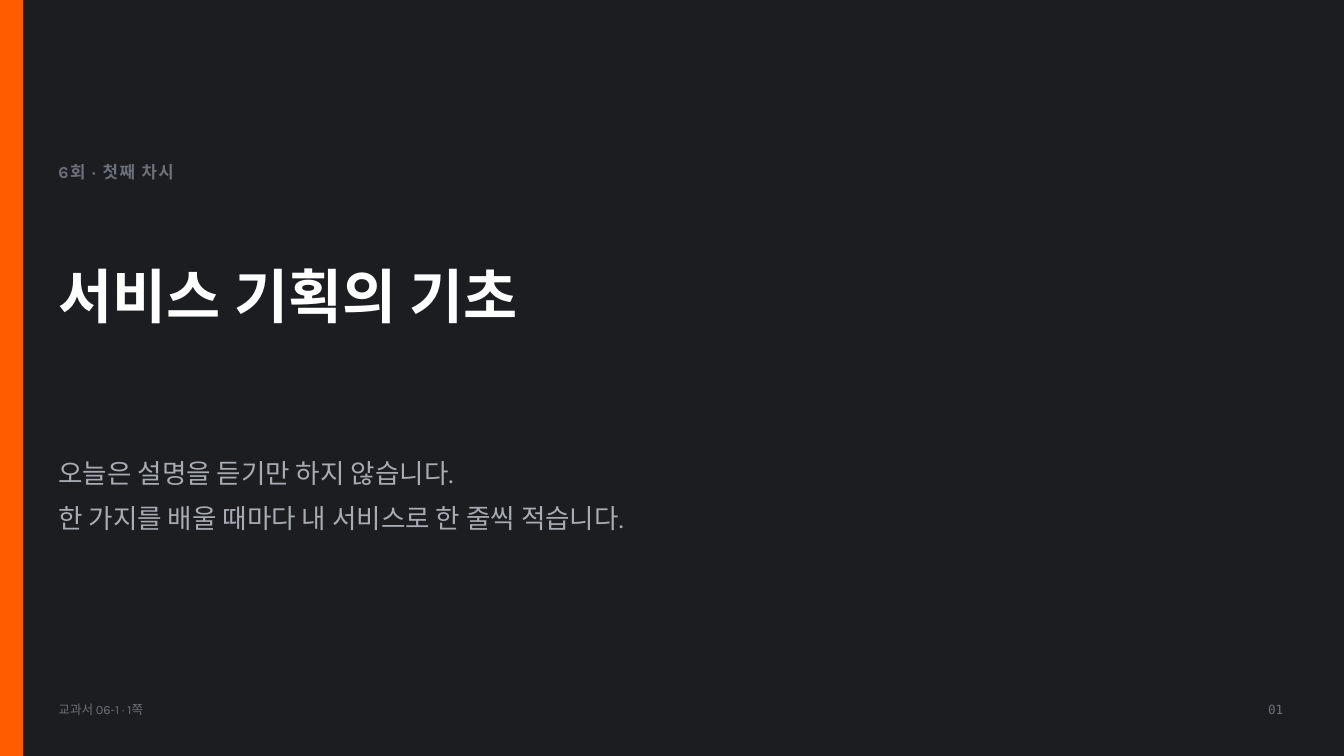
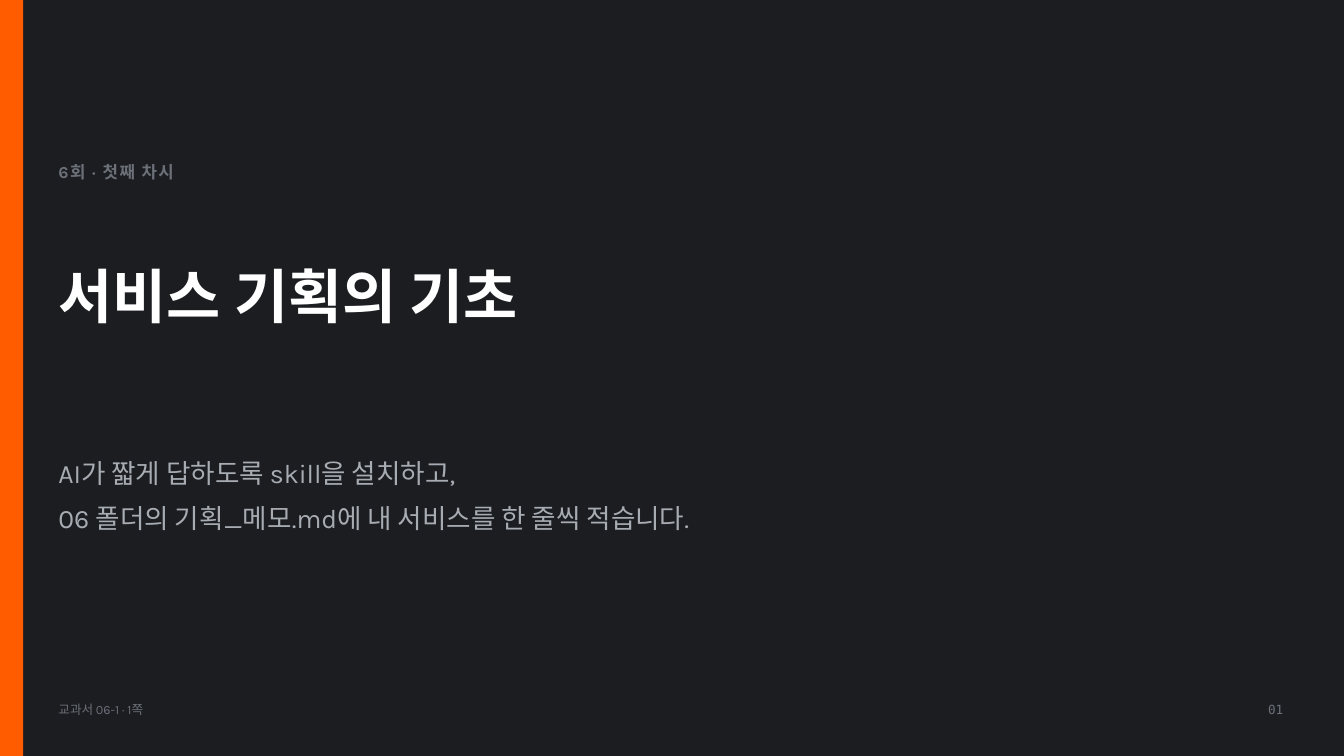
Before and after one commit to cozy819/2026-02__jdh, a slide deck: slide 1 of 06/ppt/06-1_서비스_기획의_기초_v1.pptx. Drawn at 1344x756 pixels with LibreOffice and Linux fonts; fonts in the diff are those of the drawing. Boxes give left, top, right and bottom in pixels: in the first picture for what was removed or moved away, otherwise in the second. Text is boxed around its words. In the diff, an @@ line names an element or a change of style, - is before the commit and + after.

```diff
--- a/06/ppt/06-1_서비스_기획의_기초_v1.pptx
+++ b/06/ppt/06-1_서비스_기획의_기초_v1.pptx
@@ text at (58,461,689,530): text changed @@
-오늘은 설명을 듣기만 하지 않습니다.
-한 가지를 배울 때마다 내 서비스로 한 줄씩 적습니다.
+AI가 짧게 답하도록 skill을 설치하고,
+06 폴더의 기획_메모.md에 내 서비스를 한 줄씩 적습니다.
```
Also in this commit, not shown: 4 other slides changed, 12 slides added, 12 slides removed, 31 other files.
